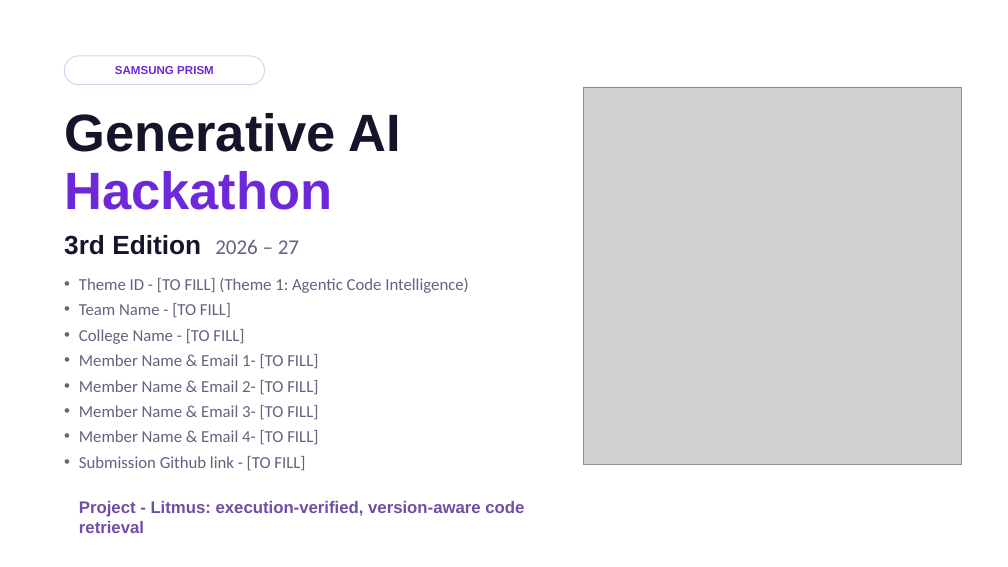
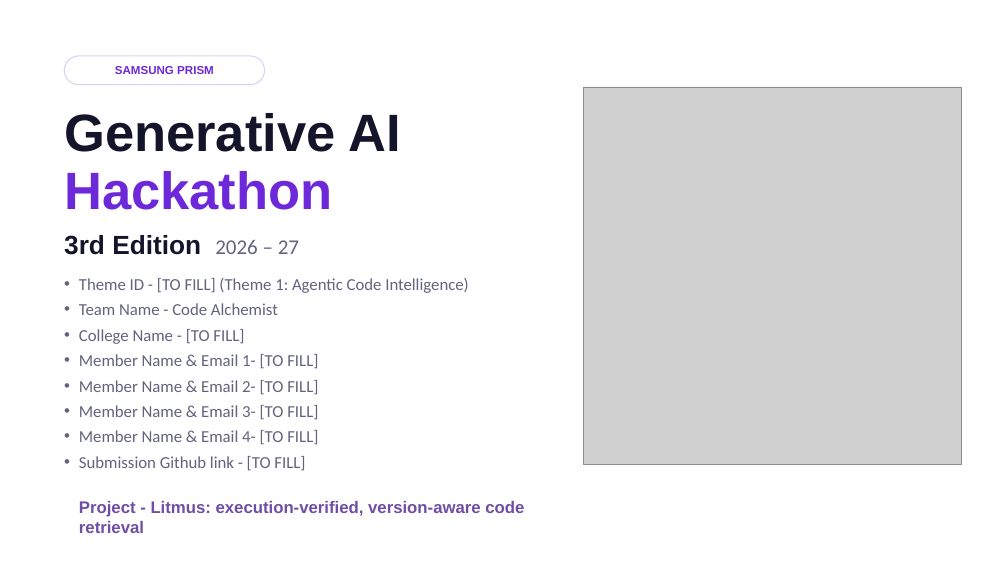
Before and after one commit to kanika190905/litmus, a slide deck: slide 1 of presentation/Litmus_PRISM_Submission.pptx. Drawn at 1008x567 pixels with LibreOffice and Linux fonts; fonts in the diff are those of the drawing; grey boxes stand for pictures. Boxes give left, top, right and bottom in pixels: in the first picture for what was removed or moved away, otherwise in the second. Text is boxed around its words. In the diff, an @@ line names an element or a change of style, - is before the commit and + after.

Commit message:
Team name: Code Alchemist

```diff
--- a/presentation/Litmus_PRISM_Submission.pptx
+++ b/presentation/Litmus_PRISM_Submission.pptx
@@ text at (79,303,278,315): text changed @@
-• Team Name - [TO FILL]
+• Team Name - Code Alchemist
```
Also in this commit, not shown: 2 other files.
